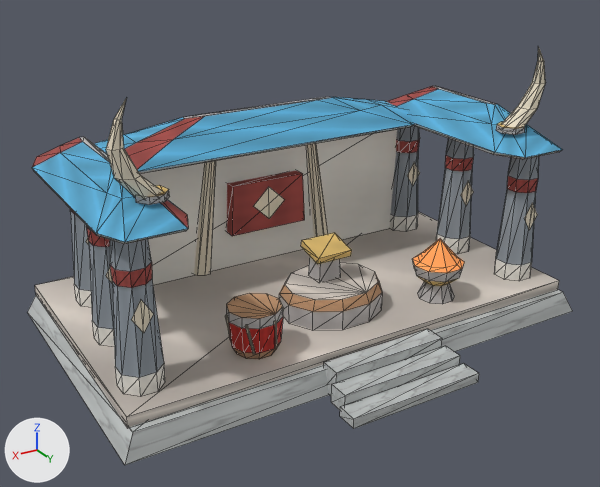
The glTF model Assets/GodSim/Art/Models/Buildings/Orc/CultureCivic/bld_orc_forum_future_v0.glb, before and after one commit.
The view is the same before and after, from a 50 mm camera at (2.06, 3.33, 2.12) aimed at (0.12, 0.09, 0.5). Every picture has the same lights, and +X, +Y and +Z are marked at lower left. The picture after the commit comes second. Mesh edges are drawn as thin lines. Vertices at exactly the same position are counted once.

Names of what the first picture shows: 'LOD0'.
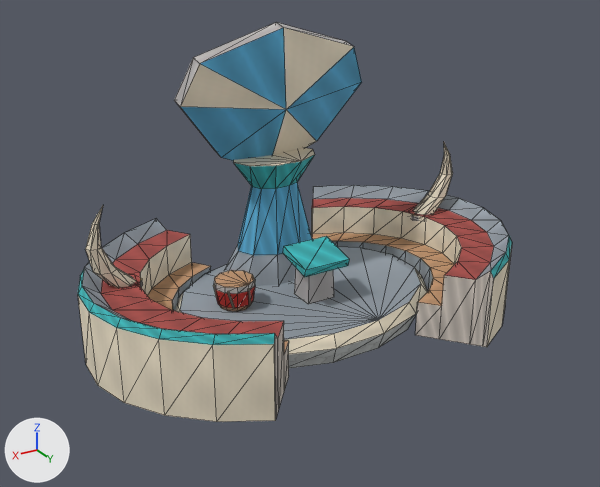
Edits to the bpy script that builds the scene:
```text
Change me_lod0:
    used by ob_lod0; location = (0.0, 0.0, 0.0)
    remove me_lod0.from_pydata(...)  # 721 vertices, 1170 faces; spans x -1.27..1.27, y -0.86..0.92, z 0.0..1.41
    add me_lod0.from_pydata(...)  # 468 vertices, 758 faces; spans x -1.18..1.18, y -0.81..0.7, z 0.0..1.51
    me_lod0 part 1: the loose piece of 29 vertices spanning x -1.14..-0.9, y 0.3..0.42, z 1.0..1.41 is scaled about its middle by 1.08, then moved by (0.05, -0.59, -0.64)
    me_lod0 part 2: the loose piece of 14 vertices spanning x -1.04..-0.9, y 0.29..0.43, z 0.98..1.01 is moved by (0.06, -0.59, -0.65)
    me_lod0 part 3: the loose piece of 8 vertices spanning x -0.1..0.1, y 0.07..0.23, z 0.43..0.51 is scaled about its middle by (1.34, 1.36, 1.23), then moved by (0.0, -0.09, -0.08)
    me_lod0 part 4: the loose piece of 8 vertices spanning x -0.06..0.06, y 0.08..0.19, z 0.31..0.46 is scaled about its middle by (1.27, 1.32, 1.38), then moved by (0.0, -0.1, -0.12)
    me_lod0 part 5: the loose piece of 40 vertices spanning x 0.39..0.65, y 0.25..0.5, z 0.17..0.39 is scaled about its middle by (0.808, 0.808, 0.649), then moved by (-0.12, -0.45, -0.04)
    me_lod0 part 6: the loose piece of 8 vertices spanning x 0.46..0.49, y 0.46..0.5, z 0.2..0.36 is scaled about its middle by (0.807, 0.807, 0.649), then moved by (-0.12, -0.47, -0.05)
    me_lod0 part 7: the loose piece of 8 vertices spanning x 0.57..0.62, y 0.46..0.47, z 0.2..0.36 is scaled about its middle by (0.807, 0.808, 0.649), then moved by (-0.14, -0.47, -0.05)
    me_lod0 part 8: the loose piece of 8 vertices spanning x 0.63..0.66, y 0.34..0.38, z 0.2..0.36 is scaled about its middle by (0.807, 0.807, 0.649), then moved by (-0.15, -0.45, -0.05)
    me_lod0 part 9: the loose piece of 14 vertices spanning x 0.9..1.04, y 0.29..0.43, z 0.98..1.01 is moved by (-0.06, -0.59, -0.65)
    me_lod0 part 10: the loose piece of 29 vertices spanning x 0.91..1.14, y 0.3..0.42, z 1.0..1.41 is scaled about its middle by 1.08, then moved by (-0.05, -0.59, -0.64)
    me_lod0 part 11: the loose piece of 8 vertices spanning x -1.27..1.27, y -0.86..0.65, z 0.0..0.12 is rebuilt with 48 vertices and now spans x -0.72..0.72, y -0.61..0.47, z 0.0..0.16
    me_lod0 part 12: a new loose piece of 86 vertices spanning x -1.18..-0.32, y -0.81..0.7, z 0.0..0.42, in mat_godsim_buildings
    me_lod0 part 13: a new loose piece of 86 vertices spanning x 0.33..1.18, y -0.8..0.7, z 0.0..0.42, in mat_godsim_buildings
    me_lod0 part 14: a new loose piece of 40 vertices spanning x -0.32..0.32, y -0.58..-0.16, z 0.15..0.81, in mat_godsim_buildings
    me_lod0 part 15: a new loose piece of 18 vertices spanning x -0.53..0.53, y -0.51..-0.24, z 0.71..1.51, in mat_godsim_buildings
    me_lod0 part 16: 20 loose pieces with 435 vertices, spanning x -1.21..1.21, y -0.69..0.92, z 0.0..1.07, are deleted
    me_lod0 part 17: 88 vertices removed from x -1.22..1.22, y -0.82..0.58, z 0.11..1.04
    other edits to the shape of me_lod0 do not show in these pictures
```

What differs and where, as boxes (x1, y1, x2, y2) in the pictures (600 x 487 px; the box of a moved part takes in the faces that stretch with it):
'LOD0', reshaped (20% narrower): before (27, 46, 572, 465); after (78, 22, 512, 422)
part 1 of me_lod0, moved or reshaped: before (502, 46, 546, 128); after (413, 143, 453, 215)
part 2 of me_lod0, moved or reshaped: before (496, 122, 525, 135); after (411, 214, 419, 221)
part 3 of me_lod0, moved or reshaped: before (301, 233, 352, 264); after (283, 236, 349, 277)
part 4 of me_lod0, moved or reshaped: before (308, 257, 341, 282); after (294, 268, 334, 304)
part 5 of me_lod0, moved or reshaped: before (226, 293, 283, 359); after (214, 270, 255, 312)
part 6 of me_lod0, moved or reshaped: before (274, 321, 277, 348); after (248, 289, 251, 305)
part 7 of me_lod0, moved or reshaped: before (245, 325, 255, 354); after (227, 291, 235, 309)
part 8 of me_lod0, moved or reshaped: before (225, 315, 232, 342); after (213, 285, 217, 297)
part 9 of me_lod0, moved or reshaped: before (135, 185, 170, 205); after (140, 278, 143, 287)
part 10 of me_lod0, moved or reshaped: before (106, 99, 163, 199); after (86, 206, 136, 288)
part 11 of me_lod0, rebuilt: before (27, 289, 572, 465); after (175, 247, 428, 368)
part 12 of me_lod0, added: after (311, 185, 512, 347)
part 13 of me_lod0, added: after (78, 219, 289, 422)
part 14 of me_lod0, added: after (225, 148, 315, 286)
part 15 of me_lod0, added: after (174, 22, 362, 161)
part 16 of me_lod0, deleted: before (32, 86, 563, 429)
part 17 of me_lod0, deleted: before (35, 97, 559, 429)
